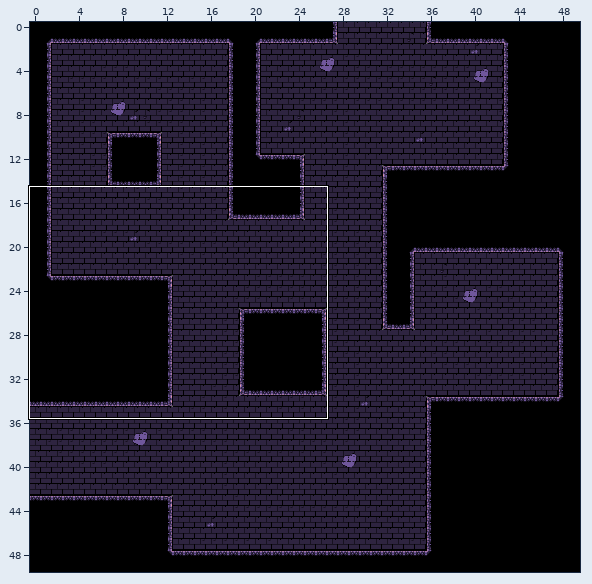
An edit to a level. Tiled map, src/main/resources/maps/map2.tmx. The first picture is a wide view before the edit; the outline marks the close-up.
Close-up. Old version:
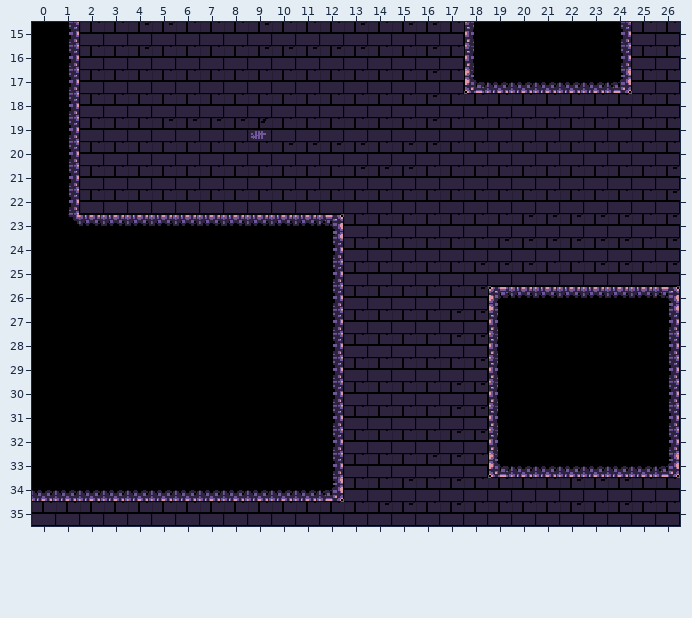
Cells are 16x16 px. Shown: x 0..26, y 15..35. The commit also changed other parts of the map, which this record leaves out.
After:
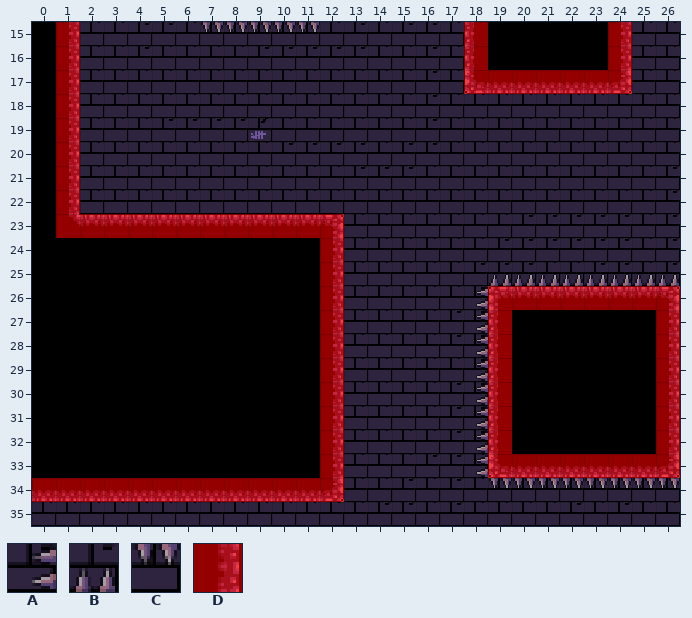
Key: from "16x16 dungeon tiles (2)": A 12, B 27, C 28; from "red_image_16x16": D 0.
_ is an empty cell.
Tiles of an added or newly shown layer are drawn over the layers below it.
See-through tiles are keyed as they look on the map.
The exact change:
Changed rows in their new state; . is an unchanged cell.
Layer "Collision" (added):
first column x 0:
15 .D.....CCCCC......D.....D..
16 .D................D.....D..
17 .D................DDDDDDD..
18 .D.........................
19 .D.........................
20 .D.........................
21 .D.........................
22 .D.........................
23 .DDDDDDDDDDDD..............
24 ............D..............
25 ............D......BBBBBBBB
26 ............D.....ADDDDDDDD
27 ............D.....AD......D
28 ............D.....AD......D
29 ............D.....AD......D
30 ............D.....AD......D
31 ............D.....AD......D
32 ............D.....AD......D
33 ............D.....ADDDDDDDD
34 DDDDDDDDDDDDD......CCCCCCCC
Changed places in both close-ups, as pixel boxes (x1, y1, x2, y2):
added: (32, 22, 344, 502)
added: (464, 22, 632, 94)
added: (476, 274, 680, 488)
